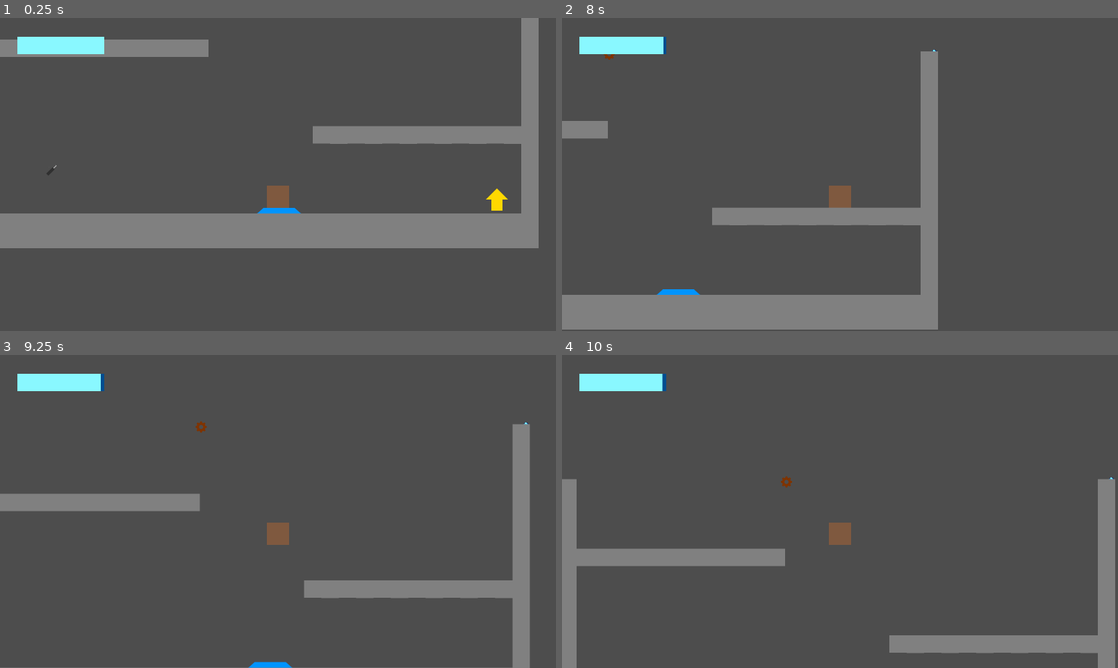
Above: before the commit, frames 1-4 (two rows, left to right).
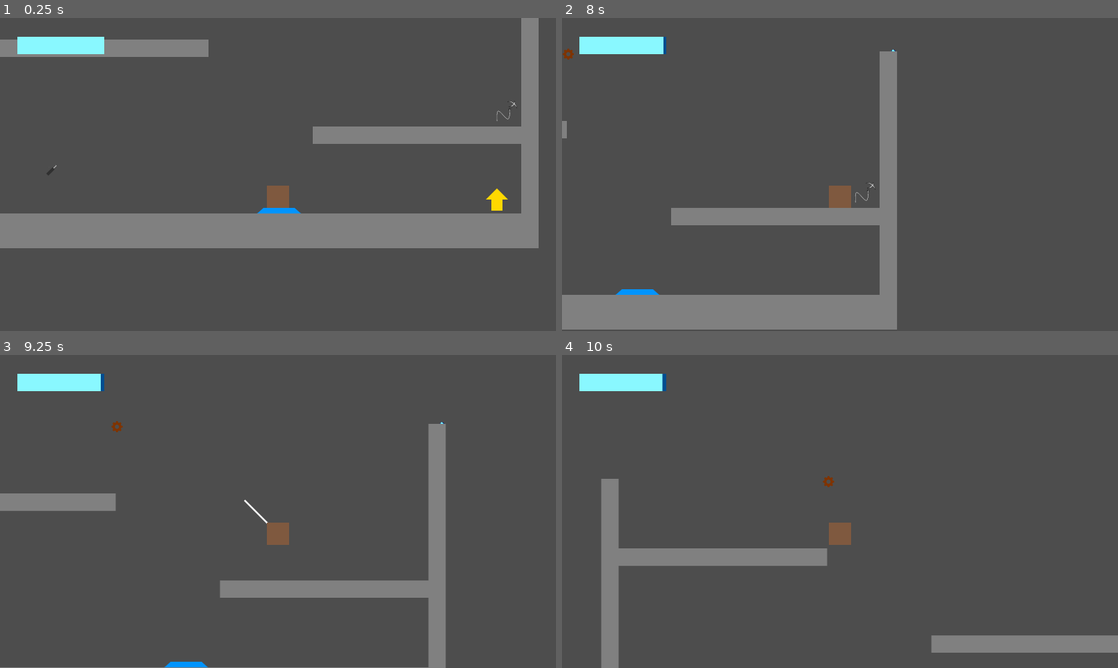
Above: after the commit, the same moments.

Repository: il-Gallone/SpeedJam6
Game: Godot game, scene res://Scenes/level_example.tscn
Two runs of this game, one before a commit and one after it. Both use one fixed random seed, a clock stepped at 60 frames per second and the inputs below.
Inputs (mouse positions are in pixels of both pictures, inside the frame that each line leads up to):
- Up to frame 1 (0.25 s): no input
- Up to frame 2 (8 s): tap Enter at 0.5 s; move the mouse to (812, 237) at 0.52 s; press the mouse at (812, 237) at 0.53 s; hold Right (ui_right) 0.53-2.03 s; tap Space (jump) at 0.77, 1.52, 3.02, 3.77, 4.52, 6.02, 6.77, 7.52 s; move the mouse to (1006, 221) at 1.27 s; release the mouse at (1006, 221) at 1.28 s; tap Shift (dash) at 1.35, 3.6, 5.85 s; click (1006, 221) at 1.55 s; move the mouse to (673, 127) at 2.02 s; press the mouse at (673, 127) at 2.03 s; hold Left (ui_left) 2.03-4.28 s; move the mouse to (867, 174) at 2.77 s; release the mouse at (867, 174) at 2.78 s; click (867, 174) at 2.85 s; move the mouse to (756, 96) at 3.52 s; press the mouse at (756, 96) at 3.53 s; move the mouse to (962, 158) at 4.27 s; release the mouse at (962, 158) at 4.28 s; hold Right (ui_right) from 4.28 s (still down); click (962, 158) at 4.35 s; move the mouse to (728, 190) at 5.02 s; press the mouse at (728, 190) at 5.03 s; move the mouse to (895, 105) at 5.77 s; release the mouse at (895, 105) at 5.78 s; click (895, 105) at 6.05 s; move the mouse to (812, 237) at 6.52 s; press the mouse at (812, 237) at 6.53 s; move the mouse to (1006, 221) at 7.27 s; release the mouse at (1006, 221) at 7.28 s; click (1006, 221) at 7.35 s
- Up to frame 3 (9.25 s): move the mouse to (111, 464) at 8.02 s; release Right (ui_right) at 8.03 s; press the mouse at (111, 464) at 8.03 s; hold Left (ui_left) from 8.03 s (still down); tap Shift (dash) at 8.1 s; move the mouse to (305, 511) at 8.77 s; release the mouse at (305, 511) at 8.78 s; click (305, 511) at 8.85 s; tap Space (jump) at 9.02 s
- Up to frame 4 (10 s): move the mouse to (756, 433) at 9.52 s; release Left (ui_left) at 9.53 s; press the mouse at (756, 433) at 9.53 s; hold Right (ui_right) from 9.53 s (still down); tap Space (jump) at 9.77 s

The runs differ from the first frame. In frame 1, 0.1% of the frame differs, in the area x 56-94%, y 26-41%; in frame 2, 6.9%; in frame 3, 7.7%, in the area x 0-96%, y 21-100%; in frame 4, 6.4%.

Commit message:
Minor Clipping Issue Resolved

Diff:
--- a/Prefabs/Debug/Platforms/Tileset/Debug Platform Tileset.tres
+++ b/Prefabs/Debug/Platforms/Tileset/Debug Platform Tileset.tres
@@ -11,17 +11,17 @@
 0:0/0 = 0
 0:0/0/physics_layer_0/polygon_0/points = PackedVector2Array(-50, -50, 50, -50, 50, 50, -50, 50)
 1:0/0 = 0
-1:0/0/physics_layer_0/polygon_0/points = PackedVector2Array(-50, -50, 50, -50, 50, 0, -50, 0)
+1:0/0/physics_layer_0/polygon_0/points = PackedVector2Array(-50, -50, 50, -50, 50, -0.530331, -50, -0.353558)
 2:0/0 = 0
-2:0/0/physics_layer_0/polygon_0/points = PackedVector2Array(-50, -0.707108, 50, 0, 50, 50, -50, 50)
+2:0/0/physics_layer_0/polygon_0/points = PackedVector2Array(-50, 0, 50, 0, 50, 50, -50, 50)
 0:1/0 = 0
-0:1/0/physics_layer_0/polygon_0/points = PackedVector2Array(-50, -24.0416, 50, -24.0416, 50, 23.3345, -50, 24.0416)
+0:1/0/physics_layer_0/polygon_0/points = PackedVector2Array(-50, -24.7487, 50, -24.7487, 50, 24.7487, -50, 24.9255)
 1:1/0 = 0
-1:1/0/physics_layer_0/polygon_0/points = PackedVector2Array(-50, -50, 0, -50, -0.707108, 50, -50, 50)
+1:1/0/physics_layer_0/polygon_0/points = PackedVector2Array(-50, -50, 0, -50, -0.5, 50, -50, 50)
 2:1/0 = 0
-2:1/0/physics_layer_0/polygon_0/points = PackedVector2Array(1, -50, 50, -50, 50, 50, 0, 50)
+2:1/0/physics_layer_0/polygon_0/points = PackedVector2Array(1, -50, 50, -50, 50, 50, 0.707111, 50)
 0:2/0 = 0
-0:2/0/physics_layer_0/polygon_0/points = PackedVector2Array(-26, -50, 24, -50, 23, 50, -24.7487, 50)
+0:2/0/physics_layer_0/polygon_0/points = PackedVector2Array(-24, -50, 24, -50, 23, 50, -24.7487, 50)
 1:2/0 = 0
 1:2/0/physics_layer_0/polygon_0/points = PackedVector2Array(50, -50, 50, -50, 50, 50, -50, 50)
 2:2/0 = 0
--- a/Scenes/level_example.tscn
+++ b/Scenes/level_example.tscn
@@ -7,6 +7,7 @@
 [ext_resource type="TileSet" uid="uid://dkmk7wwt0c081" path="res://Prefabs/Debug/Platforms/Tileset/Debug Platform Tileset.tres" id="6_6j08n"]
 [ext_resource type="PackedScene" uid="uid://c25vep2sugvsh" path="res://Prefabs/Debug/jump_part.tscn" id="6_ta4sf"]
 [ext_resource type="PackedScene" uid="uid://xjleq3a33bql" path="res://Prefabs/Debug/jump_prime_part.tscn" id="7_3tqhv"]
+[ext_resource type="PackedScene" uid="uid://ctced2pcjsouu" path="res://Prefabs/Debug/grapple_prime_part.tscn" id="8_8fat0"]
 
 [node name="Level Example" type="Node2D"]
 
@@ -31,3 +32,6 @@
 
 [node name="Jump Prime Part" parent="." instance=ExtResource("7_3tqhv")]
 position = Vector2(1430, 860)
+
+[node name="Grapple Prime Part" parent="." instance=ExtResource("8_8fat0")]
+position = Vector2(1457, 608)
Binary file changed: Art/Platforms/Debug/Basic Platform Tileset-Debug.png
Not shown: 1 places in Scenes/level_example.tscn that only renumber resources
